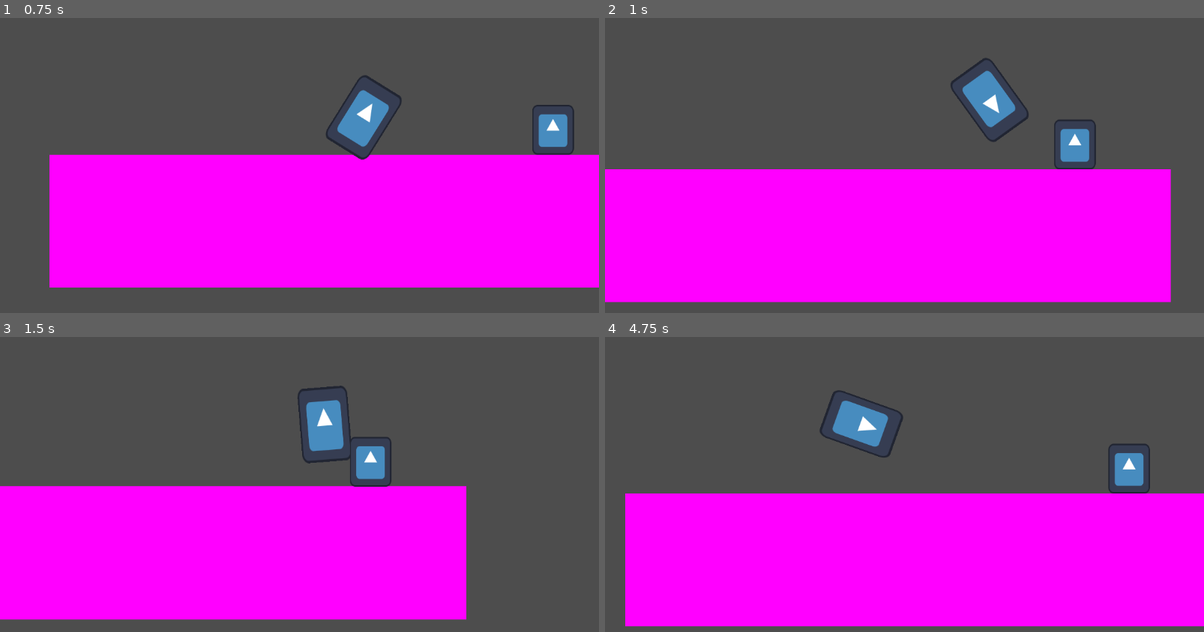
Above: before the commit, frames 1-4 (two rows, left to right).
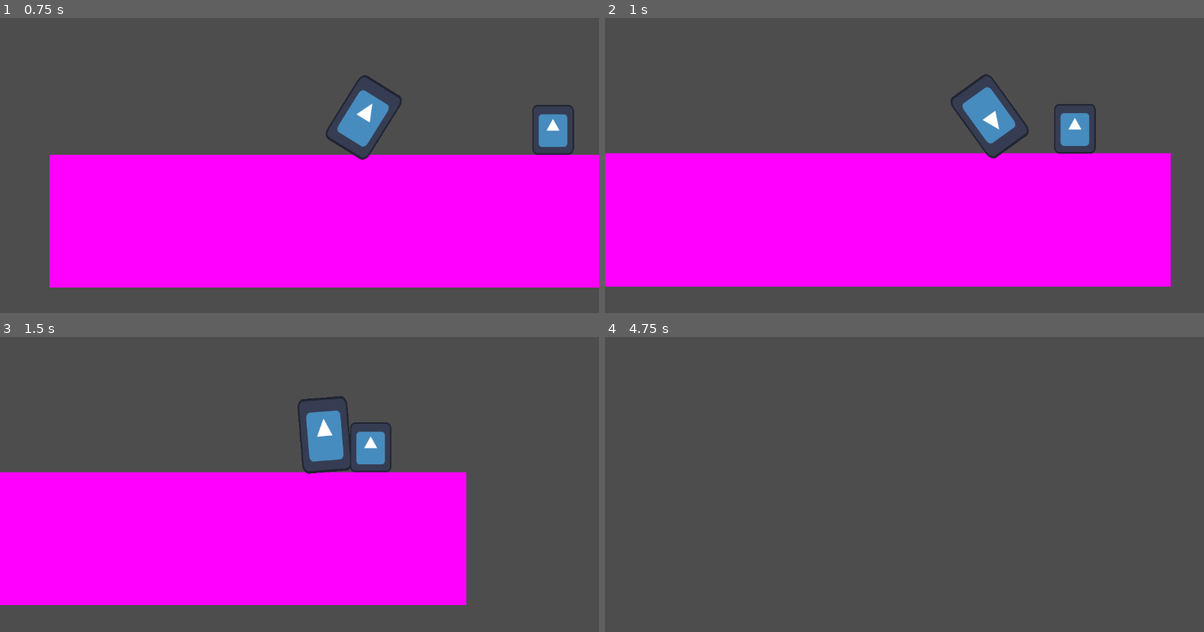
Above: after the commit, the same moments.

Repository: CodeScratcher/soulslike
Game: Godot game, scene res://Levels/test_scene.tscn
Same seed, same stepped clock (60 frames per second), same inputs: the game is played once before the commit and once after it. The engine's default icon, where the game draws it, is replaced by a stand-in: a white triangle on a blue panel in a dark square.
Inputs:
- Up to frame 1 (0.75 s): hold D (right) from 0.53 s (still down); hold Space (roll) from 0.53 s (still down)
- Up to frame 2 (1 s): keep holding D (right); keep holding Space (roll); tap W (jump) at 0.77, 0.8 s
- Up to frame 3 (1.5 s): keep holding D (right); tap W (jump) at 1.07, 1.35 s; release Space (roll) at 1.28 s
- Up to frame 4 (4.75 s): tap W (jump) at 1.52, 1.82, 2.3, 3.02, 3.32, 4.52 s; tap Space (roll) at 1.55, 2.85, 4.35 s; release D (right) at 2.03 s; hold A (left) 2.03-2.78 s; hold Space (roll) 2.03-2.78 s; hold D (right) 2.78-4.28 s; hold W (jump) 3.53-4.28 s; hold A (left) from 4.28 s (still down)

Frame 1 is identical in both runs. In frame 2, 13% of the frame differs, in the area x 0-95%, y 13-97%; in frame 3, 9.3%; in frame 4, 46%, in the area x 3-100%, y 18-99%.

Commit message:
Improved roll further

Diff:
--- a/Objects/Player.tscn
+++ b/Objects/Player.tscn
@@ -23,7 +23,7 @@
 tracks/1/type = "value"
 tracks/1/imported = false
 tracks/1/enabled = true
-tracks/1/path = NodePath("Hurtbox/CollisionShape2D:disabled")
+tracks/1/path = NodePath("Hurtbox/HurtboxCollider:disabled")
 tracks/1/interp = 1
 tracks/1/loop_wrap = true
 tracks/1/keys = {
@@ -31,6 +31,18 @@
 "transitions": PackedFloat32Array(1, 1),
 "update": 1,
 "values": [true, false]
+}
+tracks/2/type = "value"
+tracks/2/imported = false
+tracks/2/enabled = true
+tracks/2/path = NodePath(".:collision_mask")
+tracks/2/interp = 1
+tracks/2/loop_wrap = true
+tracks/2/keys = {
+"times": PackedFloat32Array(0.2, 0.8),
+"transitions": PackedFloat32Array(1, 1),
+"update": 1,
+"values": [1, 5]
 }
 
 [sub_resource type="AnimationLibrary" id="AnimationLibrary_kr5nq"]
@@ -50,7 +62,7 @@
 scale = Vector2(0.375, 0.5625)
 texture = ExtResource("2_oq334")
 
-[node name="CollisionShape2D" type="CollisionShape2D" parent="."]
+[node name="Collider" type="CollisionShape2D" parent="."]
 position = Vector2(16, -28)
 shape = SubResource("RectangleShape2D_mf8uk")
 
@@ -69,7 +81,7 @@
 collision_layer = 0
 collision_mask = 2
 
-[node name="CollisionShape2D" type="CollisionShape2D" parent="Hurtbox"]
+[node name="HurtboxCollider" type="CollisionShape2D" parent="Hurtbox"]
 position = Vector2(1, -1)
 shape = SubResource("RectangleShape2D_qdofb")
 debug_color = Color(0.721569, 0.0745098, 0.733333, 0.419608)
--- a/Scripts/Player.gd
+++ b/Scripts/Player.gd
@@ -32,7 +32,7 @@
 		finished_jump = false
 
 	# Handle jump.
-	if Input.is_action_pressed("jump") and jump_timer < JUMP_VARIETY and not finished_jump:
+	if Input.is_action_pressed("jump") and jump_timer < JUMP_VARIETY and not finished_jump and not in_roll:
 		velocity.y = JUMP_VELOCITY
 
 		# Coyote time
@@ -43,7 +43,7 @@
 	# Get the input direction and handle the movement/deceleration.
 	var direction = Input.get_axis("left", "right")
 
-	if not in_roll:
+	if not in_roll and is_on_floor():
 		if direction:
 			velocity.x += direction * ACCEL
 		else:
Not shown: 1 places in Levels/test_scene.tscn that only renumber resources
